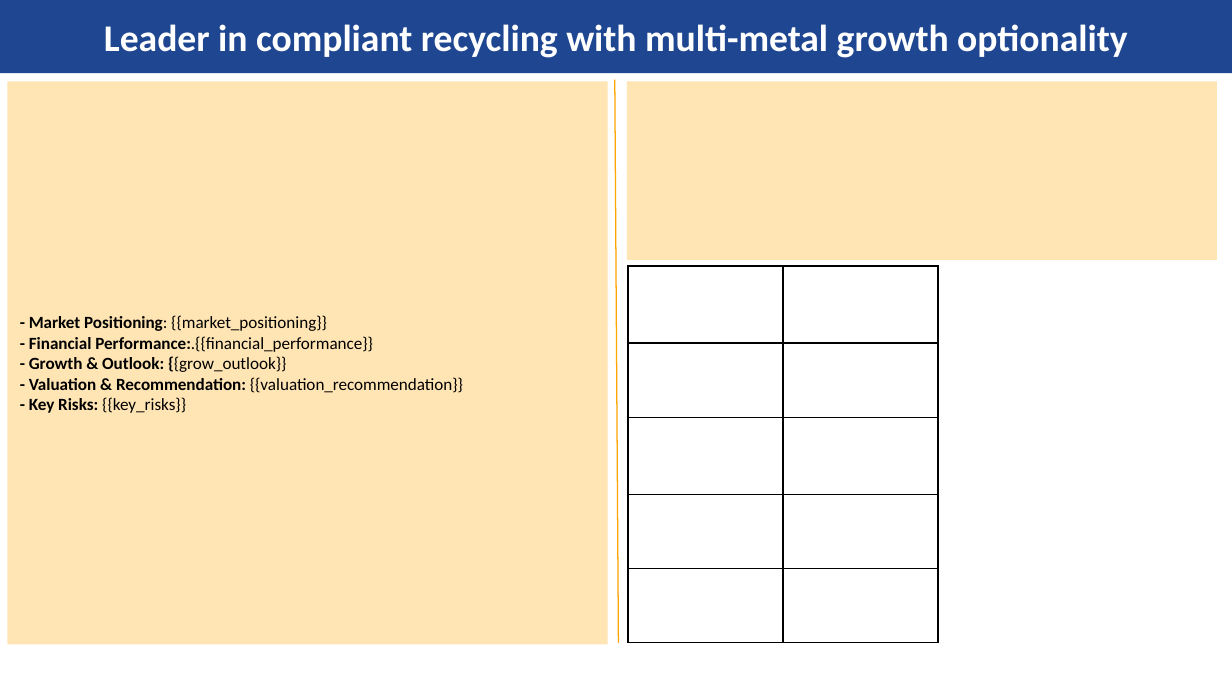
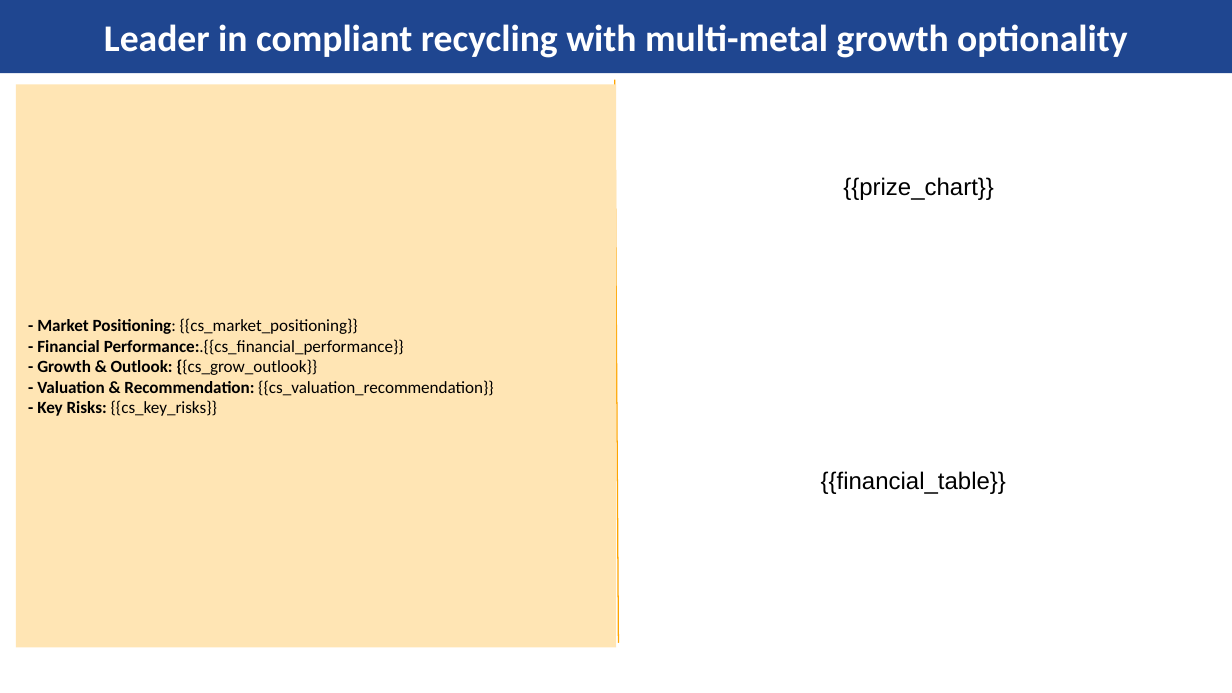
Before and after one commit to kishanyash/fluffy-lamp, a slide deck: slide 2 of master_template.pptx. Drawn at 1232x693 pixels with LibreOffice and Linux fonts; fonts in the diff are those of the drawing; background and template pictures are left out. Boxes give left, top, right and bottom in pixels: in the first picture for what was removed or moved away, otherwise in the second. Text is boxed around its words. In the diff, an @@ line names an element or a change of style, - is before the commit and + after.

Commit message:
all charts perfect

```diff
--- a/master_template.pptx
+++ b/master_template.pptx
@@ title "- Market Positioning: {{cs_market_positioning}}": place and size @@
-title "- Market Positioning: {{cs_market_positioning}}" at (7, 81, 607, 644)
+title "- Market Positioning: {{cs_market_positioning}}" at (16, 85, 616, 648)
@@ rectangle removed at (627, 81, 1217, 260) @@
@@ text added at (843, 177, 994, 200), 14 pt, text #000000 @@
+{{prize_chart}}
@@ table removed at (628, 266, 939, 643), 5 rows, 2 columns @@
- | 
- | 
- | 
- | 
- | 
@@ title at (37, 318, 494, 416): text changed @@
-- Market Positioning: {{market_positioning}}
-- Financial Performance:.{{financial_performance}}
-- Growth & Outlook: {{grow_outlook}}
-- Valuation & Recommendation: {{valuation_recommendation}}
-- Key Risks: {{key_risks}}
+- Market Positioning: {{cs_market_positioning}}
+- Financial Performance:.{{cs_financial_performance}}
+- Growth & Outlook: {{cs_grow_outlook}}
+- Valuation & Recommendation: {{cs_valuation_recommendation}}
+- Key Risks: {{cs_key_risks}}
@@ text added at (821, 471, 1006, 494), 14 pt, text #000000 @@
+{{financial_table}}
```
Also in this commit, not shown: 10 other slides changed, 1 slide removed, 6 other files.
